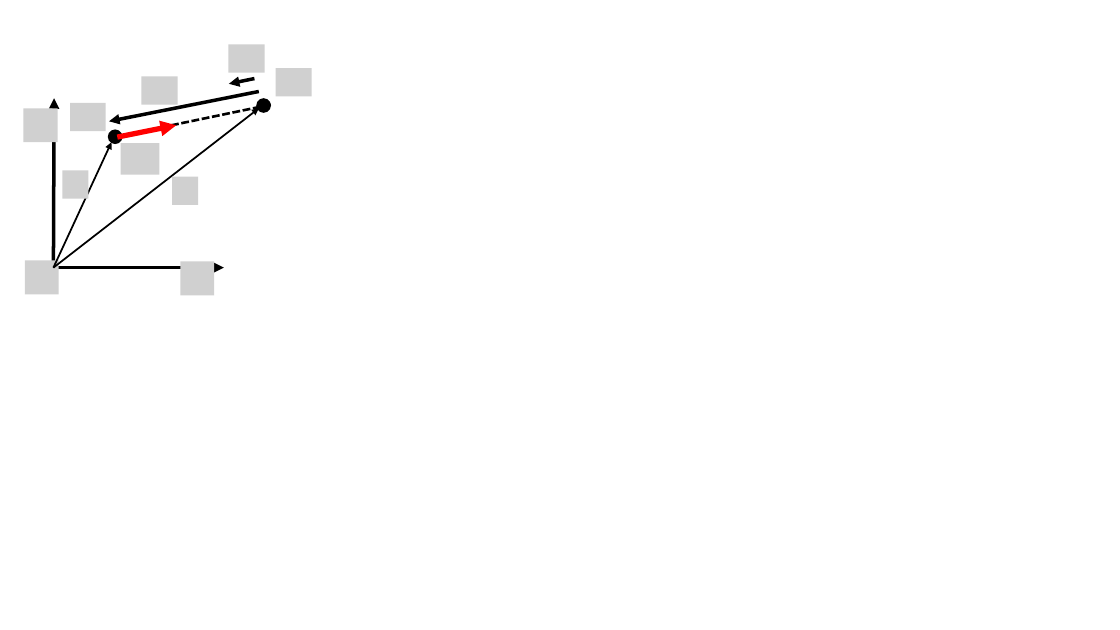
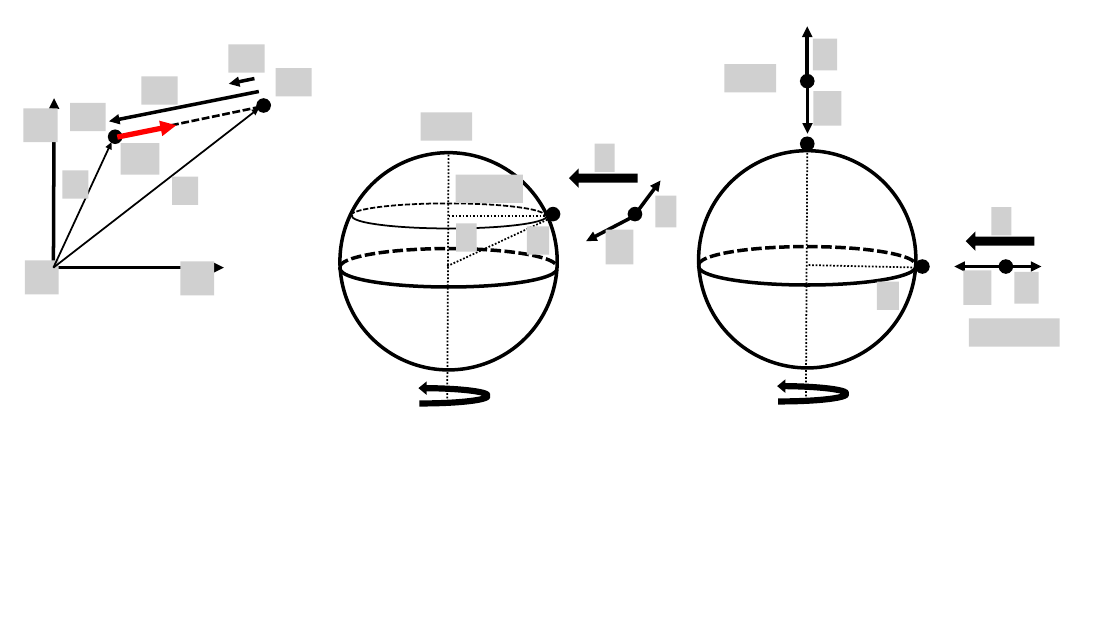
Before and after one commit to OSTP/PhysicsArtofModelling, a slide deck: slide 3 of tex/figures/Gravity/Figures.pptx. Drawn at 1120x630 pixels with LibreOffice and Linux fonts; fonts in the diff are those of the drawing; grey boxes stand for pictures. Boxes give left, top, right and bottom in pixels: in the first picture for what was removed or moved away, otherwise in the second. Text is boxed around its words. In the diff, an @@ line names an element or a change of style, - is before the commit and + after.

```diff
--- a/tex/figures/Gravity/Figures.pptx
+++ b/tex/figures/Gravity/Figures.pptx
@@ group added at box(340, 113, 676, 407): 7 pictures, 4 arc (boxed as its full ellipse)s, 3 ellipses, 3 lines, 2 arrows, 1 curved left arrow, 1 right arrow @@
@@ group added at box(699, 27, 1060, 404): 8 pictures, 5 ellipses, 4 arrows, 2 lines, 2 arc (boxed as its full ellipse)s, 1 curved left arrow, 1 right arrow @@
```
Also in this commit, not shown: 3 other files.
